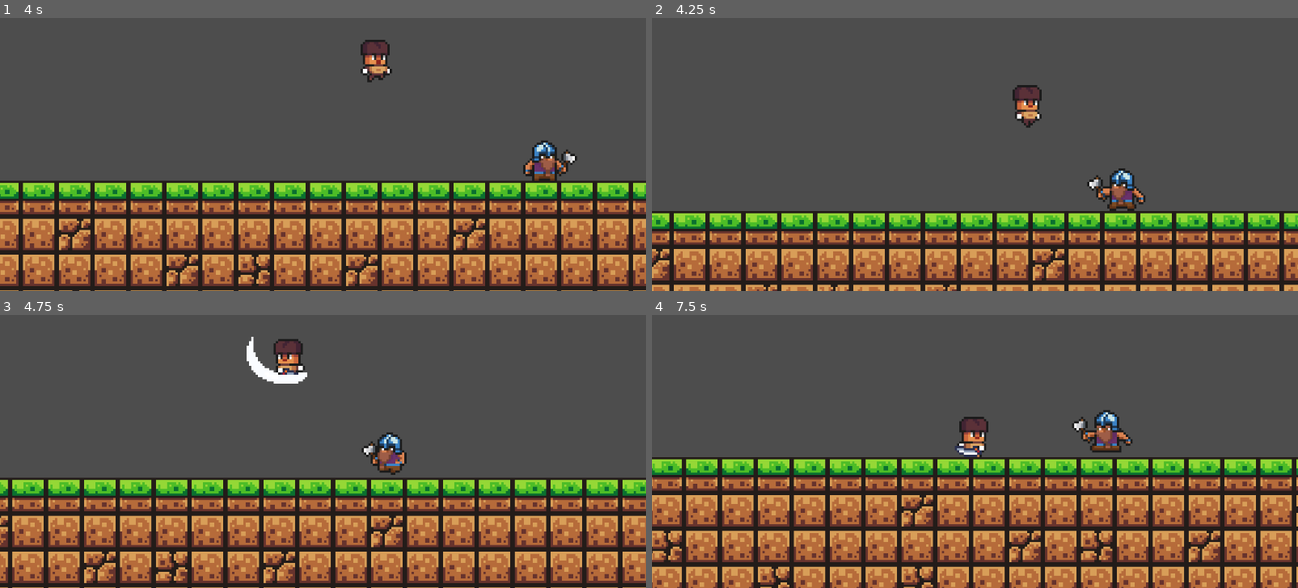
Above: before the commit, frames 1-4 (two rows, left to right).
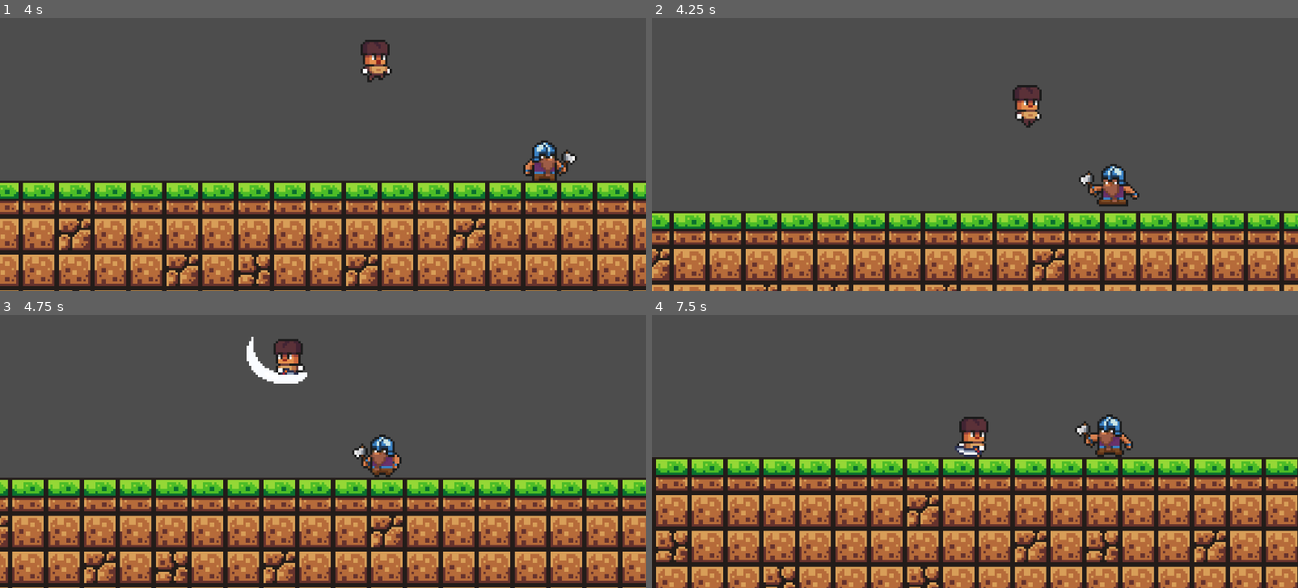
Above: after the commit, the same moments.

Repository: Vidhmo/Shiba-game---SeasonAdventure
Game: Godot game, scene res://scenes/game.tscn
Two runs of this game, one before a commit and one after it. Both use one fixed random seed, a clock stepped at 60 frames per second and the inputs below.
Inputs (mouse positions are in pixels of both pictures, inside the frame that each line leads up to):
- Up to frame 1 (4 s): tap Enter at 0.5 s; move the mouse to (465, 91) at 0.52 s; hold D (moveright) 0.53-2.03 s; click (465, 91) at 0.6 s; tap Space (Jump) at 0.77, 0.8, 1.07, 1.35, 1.52, 1.82, 2.3, 3.02, 3.32, 3.6, 3.77 s; move the mouse to (193, 127) at 1.27 s; click (193, 127) at 1.55 s; move the mouse to (387, 28) at 2.02 s; hold A (moveleft) 2.03-2.78 s; click (387, 28) at 2.1 s; move the mouse to (290, 181) at 2.77 s; hold D (moveright) from 2.78 s (still down); click (290, 181) at 2.85 s; move the mouse to (516, 165) at 3.52 s
- Up to frame 2 (4.25 s): keep holding D (moveright); tap Space (Jump) at 4.07 s
- Up to frame 3 (4.75 s): move the mouse to (129, 353) at 4.27 s; release D (moveright) at 4.28 s; hold A (moveleft) from 4.28 s (still down); click (129, 353) at 4.35 s; tap Space (Jump) at 4.52 s
- Up to frame 4 (7.5 s): tap Space (Jump) at 4.82, 5.3, 5.85, 6.02, 6.32, 6.77, 6.8, 7.07 s; move the mouse to (1007, 407) at 5.02 s; release A (moveleft) at 5.03 s; hold D (moveright) 5.03-5.78 s; click (1007, 407) at 5.1 s; move the mouse to (878, 315) at 5.77 s; hold A (moveleft) 5.78-7.28 s; click (878, 315) at 6.05 s; move the mouse to (1117, 388) at 6.52 s; click (1117, 388) at 6.6 s; move the mouse to (845, 424) at 7.27 s; hold D (moveright) from 7.28 s (still down); click (845, 424) at 7.35 s

Frame 1 is identical in both runs. In frame 2, 1.0% of the frame differs, in the area x 66-77%, y 53-71%; in frame 3, 0.8%; in frame 4, 26%, in the area x 0-100%, y 34-100%.

Commit message:
I have completely finished making the Enemy. I added chasing, attacking, dying, and damage-taking features along with all the player animations.It took a lot of time but I learned a lot , sorry for not being active because my school exams came up

Diff:
--- a/scenes/Enemy.tscn
+++ b/scenes/Enemy.tscn
@@ -47,6 +47,34 @@
 atlas = ExtResource("2_mpr68")
 region = Rect2(192, 192, 64, 32)
 
+[sub_resource type="AtlasTexture" id="AtlasTexture_55jtl"]
+atlas = ExtResource("2_mpr68")
+region = Rect2(0, 224, 64, 32)
+
+[sub_resource type="AtlasTexture" id="AtlasTexture_mpr68"]
+atlas = ExtResource("2_mpr68")
+region = Rect2(64, 224, 64, 32)
+
+[sub_resource type="AtlasTexture" id="AtlasTexture_ft8do"]
+atlas = ExtResource("2_mpr68")
+region = Rect2(128, 224, 64, 32)
+
+[sub_resource type="AtlasTexture" id="AtlasTexture_5wwv6"]
+atlas = ExtResource("2_mpr68")
+region = Rect2(192, 224, 64, 32)
+
+[sub_resource type="AtlasTexture" id="AtlasTexture_1vja8"]
+atlas = ExtResource("2_mpr68")
+region = Rect2(256, 224, 64, 32)
+
+[sub_resource type="AtlasTexture" id="AtlasTexture_iwav8"]
+atlas = ExtResource("2_mpr68")
+region = Rect2(320, 224, 64, 32)
+
+[sub_resource type="AtlasTexture" id="AtlasTexture_1i2q2"]
+atlas = ExtResource("2_mpr68")
+region = Rect2(384, 224, 64, 32)
+
 [sub_resource type="AtlasTexture" id="AtlasTexture_npdxj"]
 atlas = ExtResource("2_mpr68")
 region = Rect2(0, 0, 64, 32)
@@ -140,8 +168,34 @@
 "duration": 1.0,
 "texture": SubResource("AtlasTexture_h6feu")
 }],
-"loop": true,
+"loop": false,
 "name": &"Damage",
+"speed": 10.0
+}, {
+"frames": [{
+"duration": 1.0,
+"texture": SubResource("AtlasTexture_55jtl")
+}, {
+"duration": 1.0,
+"texture": SubResource("AtlasTexture_mpr68")
+}, {
+"duration": 1.0,
+"texture": SubResource("AtlasTexture_ft8do")
+}, {
+"duration": 1.0,
+"texture": SubResource("AtlasTexture_5wwv6")
+}, {
+"duration": 1.0,
+"texture": SubResource("AtlasTexture_1vja8")
+}, {
+"duration": 1.0,
+"texture": SubResource("AtlasTexture_iwav8")
+}, {
+"duration": 1.0,
+"texture": SubResource("AtlasTexture_1i2q2")
+}],
+"loop": false,
+"name": &"Dead",
 "speed": 10.0
 }, {
 "frames": [{
@@ -199,7 +253,7 @@
 height = 16.0
 
 [sub_resource type="CapsuleShape2D" id="CapsuleShape2D_55jtl"]
-radius = 32.0
+radius = 29.6667
 height = 124.0
 
 [sub_resource type="RectangleShape2D" id="RectangleShape2D_tt7e2"]
@@ -212,10 +266,10 @@
 [node name="AnimatedSprite2D" type="AnimatedSprite2D" parent="."]
 position = Vector2(2, -12)
 sprite_frames = SubResource("SpriteFrames_d7dqe")
-animation = &"Attack"
+animation = &"Dead"
 autoplay = "Idle"
-frame = 4
-frame_progress = 0.062392
+frame = 6
+frame_progress = 1.0
 
 [node name="EnemyHitbox" type="CollisionShape2D" parent="."]
 position = Vector2(0, -8)
@@ -225,6 +279,7 @@
 position = Vector2(41, -12)
 
 [node name="ChaseHitbox" type="CollisionShape2D" parent="ChaseArea"]
+position = Vector2(-13, -7)
 scale = Vector2(3, 0.5)
 shape = SubResource("CapsuleShape2D_55jtl")
 
@@ -239,9 +294,13 @@
 
 [node name="AttackTimer" type="Timer" parent="."]
 
+[node name="DeadTimer" type="Timer" parent="."]
+
+[connection signal="frame_changed" from="AnimatedSprite2D" to="." method="_on_animated_sprite_2d_frame_changed"]
 [connection signal="body_entered" from="ChaseArea" to="." method="_on_chase_area_body_entered"]
 [connection signal="body_exited" from="ChaseArea" to="." method="_on_chase_area_body_exited"]
 [connection signal="body_entered" from="AttackArea" to="." method="_on_attack_area_body_entered"]
 [connection signal="body_exited" from="AttackArea" to="." method="_on_attack_area_body_exited"]
 [connection signal="timeout" from="StateTimer" to="." method="_on_state_timer_timeout"]
 [connection signal="timeout" from="AttackTimer" to="." method="_on_attack_timer_timeout"]
+[connection signal="timeout" from="DeadTimer" to="." method="_on_dead_timer_timeout"]
--- a/scenes/enemy.gd
+++ b/scenes/enemy.gd
@@ -6,33 +6,36 @@
 @onready var chase_area: Area2D = $ChaseArea
 @onready var attack_area: Area2D = $AttackArea
 @onready var attack_timer: Timer = $AttackTimer
+@onready var dead_timer: Timer = $DeadTimer
 
 @export var patrol_time : float = 2
 @export var wait_time : float = 3
 @export var chase_speed : float = 70
+@export var death_time : float = 2
 
 @export var right_chase_hitbox = 41
 @export var left_chase_hitbox = -41
 @export var right_attack_hitbox = 7
 @export var left_attack_hitbox = -7
 
-enum EnemyState {Run , Wait , Chase , Attack}
+enum EnemyState {Run , Wait , Chase , Attack , Dead}
 var state : EnemyState = EnemyState.Wait
 
 const gravity = 900.0
 @export var speed : float = 10
 var health : int = 100
-var health_max : int = 100
-var health_min : int = 0
 var is_chasing : bool = false
 
-var dead : bool
-var taking_damage : bool
+var dead : bool = false
+var is_taking_damage : bool = false
+var is_taking_knockback : bool = false
+var knockback_velocity : Vector2 = Vector2.ZERO
 var attacking_damage = 15
 var is_attacking : bool = false
 
 var dir : Vector2
-var knockback_force = 200
+var knockback_force = 100
+var upback_force = -100
 var is_patrolling : bool = false
 var player_in_attack_range : bool = false
 var player_in_chase_range : bool = false
@@ -43,17 +46,28 @@
 func _ready() -> void:
 	switch_to_wait()
 
+
 func _physics_process(delta: float) -> void:
 
 	if not is_on_floor():
 		velocity.y += gravity * delta
 		velocity.x = 0
+
+	if is_taking_damage :
+		velocity = knockback_velocity
+		velocity.x += get_gravity().y * delta
+		move_and_slide()
+
+	if dead :
+		velocity = Vector2.ZERO
+
 
 	handle_animation()
 	handle_movement()
 	flips_enemy()
 	last_direction()
 	move_and_slide()
+	die()
 
 
 
@@ -85,6 +99,16 @@
 	dir.x = 0
 	state_timer.start(wait_time)
 
+func switch_to_death() :
+	state = EnemyState.Dead
+	dead = true
+	is_attacking = false
+	velocity = Vector2.ZERO
+	move_and_slide()
+	dead_timer.start(death_time)
+	state_timer.stop()
+
+
 func _on_state_timer_timeout() -> void:
 	if state == EnemyState.Run :
 		switch_to_wait()
@@ -93,20 +117,55 @@
 
 
 func handle_animation():
-	if not dead and not taking_damage:
+	if state == EnemyState.Dead :
+		if animated_sprite.animation != "Dead" :
+			animated_sprite.play("Dead")
+	elif is_taking_damage :
+		if animated_sprite.animation != "Damage" :
+			animated_sprite.play("Damage")
+	elif state != EnemyState.Dead:
 		if state == EnemyState.Run or state == EnemyState.Chase:
 			if animated_sprite.animation != "Run" :
 				animated_sprite.play("Run")
 		elif state == EnemyState.Wait :
 			if animated_sprite.animation != "Idle" :
 				animated_sprite.play("Idle")
-		if state == EnemyState.Attack and is_attacking == true :
+		elif state == EnemyState.Attack and is_attacking == true :
 			if animated_sprite.animation != "Attack" :
 				animated_sprite.play("Attack")
-
+func die() :
+	if health <= 0 and not dead :
+		switch_to_death()
+		return
+
+func take_damage(damage_amount : int , attacker_position : Vector2 , knockback_force : int ) :
+	if state == EnemyState.Dead or is_taking_damage :
+		return
+
+	if health > 0 :
+		health -= damage_amount
+		is_taking_damage = true
+		print("EnemyHealth :", health)
+
+		var knockback_direction = sign(global_position.x - attacker_position.x)
+		if knockback_direction == 0 :
+			knockback_direction = 1
+
+		knockback_velocity.x = knockback_direction * knockback_force
+
+
+		await get_tree().create_timer(0.5).timeout
+		is_taking_damage = false
+		knockback_velocity = Vector2.ZERO
+
+	else :
+		die()
+
+func _on_dead_timer_timeout() -> void:
+	queue_free()
 
 func _on_chase_area_body_entered(body: Node2D) -> void:
-	if body.name == "Player" :
+	if body.name == "Player" and not dead:
 		state = EnemyState.Chase
 		player_in_chase_range = true
 
@@ -115,18 +174,23 @@
 	player_in_chase_range = false
 
 func _on_attack_area_body_entered(body: Node2D) -> void:
-	if body.name == "Player" :
+	if body.name == "Player" and not dead :
 		state = EnemyState.Attack
 		is_attacking = true
 		attack_timer.start(0.7)
 		player_in_attack_range = true
 		velocity.x = 0
 
+
 func _on_attack_area_body_exited(body: Node2D) -> void:
-	if body.name == "Player" :
+	if body.name == "Player" and not dead :
 		player_in_attack_range = false
 
 func _on_attack_timer_timeout() -> void:
+	if dead :
+		return
+
+
 	if player_in_attack_range:
 		state = EnemyState.Attack
 		is_attacking = true
@@ -143,6 +207,9 @@
 			state = EnemyState.Wait
 			if state == EnemyState.Wait :
 				state = EnemyState.Run
+
+
+
 
 func flips_enemy() :
 	if dir.x > 0 :
@@ -158,3 +225,12 @@
 func choose(array) :
 	array.shuffle()
 	return array.front()
+
+
+func _on_animated_sprite_2d_frame_changed() -> void:
+	if animated_sprite != null :
+		if animated_sprite.animation == "Attack" :
+			if animated_sprite.frame == 5 :
+				if player_in_attack_range and player.has_method("take_damage") :
+					player.take_damage(attacking_damage , global_position , knockback_force , upback_force )
+					print("Attack hit! Player health: ", player.health)
--- a/scenes/game.tscn
+++ b/scenes/game.tscn
@@ -486,6 +486,7 @@
 tile_set = SubResource("TileSet_lbhrr")
 
 [node name="Enemy" parent="." instance=ExtResource("3_lnu2h")]
+unique_name_in_owner = true
 position = Vector2(360, -16)
 patrol_time = 4.0
 wait_time = 5.0
--- a/scenes/player.tscn
+++ b/scenes/player.tscn
@@ -64,6 +64,50 @@
 atlas = ExtResource("1_3vyb7")
 region = Rect2(192, 336, 48, 48)
 
+[sub_resource type="AtlasTexture" id="AtlasTexture_cs1tg"]
+atlas = ExtResource("1_3vyb7")
+region = Rect2(0, 864, 48, 48)
+
+[sub_resource type="AtlasTexture" id="AtlasTexture_2dvfe"]
+atlas = ExtResource("1_3vyb7")
+region = Rect2(48, 864, 48, 48)
+
+[sub_resource type="AtlasTexture" id="AtlasTexture_giy8y"]
+atlas = ExtResource("1_3vyb7")
+region = Rect2(96, 864, 48, 48)
+
+[sub_resource type="AtlasTexture" id="AtlasTexture_fdfoy"]
+atlas = ExtResource("1_3vyb7")
+region = Rect2(144, 864, 48, 48)
+
+[sub_resource type="AtlasTexture" id="AtlasTexture_487ah"]
+atlas = ExtResource("1_3vyb7")
+region = Rect2(0, 912, 48, 48)
+
+[sub_resource type="AtlasTexture" id="AtlasTexture_md1ol"]
+atlas = ExtResource("1_3vyb7")
+region = Rect2(48, 912, 48, 48)
+
+[sub_resource type="AtlasTexture" id="AtlasTexture_bj30b"]
+atlas = ExtResource("1_3vyb7")
+region = Rect2(96, 912, 48, 48)
+
+[sub_resource type="AtlasTexture" id="AtlasTexture_jc3p3"]
+atlas = ExtResource("1_3vyb7")
+region = Rect2(144, 912, 48, 48)
+
+[sub_resource type="AtlasTexture" id="AtlasTexture_hax0n"]
+atlas = ExtResource("1_3vyb7")
+region = Rect2(192, 912, 48, 48)
+
+[sub_resource type="AtlasTexture" id="AtlasTexture_t4otl"]
+atlas = ExtResource("1_3vyb7")
+region = Rect2(240, 912, 48, 48)
+
+[sub_resource type="AtlasTexture" id="AtlasTexture_j2b1d"]
+atlas = ExtResource("1_3vyb7")
+region = Rect2(288, 912, 48, 48)
+
 [sub_resource type="AtlasTexture" id="AtlasTexture_g2els"]
 atlas = ExtResource("1_3vyb7")
 region = Rect2(0, 0, 48, 48)
@@ -188,6 +232,49 @@
 }],
 "loop": false,
 "name": &"Attack_3",
+"speed": 10.0
+}, {
+"frames": [{
+"duration": 1.0,
+"texture": SubResource("AtlasTexture_cs1tg")
+}, {
+"duration": 1.0,
+"texture": SubResource("AtlasTexture_2dvfe")
+}, {
+"duration": 1.0,
+"texture": SubResource("AtlasTexture_giy8y")
+}, {
+"duration": 1.0,
+"texture": SubResource("AtlasTexture_fdfoy")
+}],
+"loop": false,
+"name": &"Damage",
+"speed": 10.0
+}, {
+"frames": [{
+"duration": 1.0,
+"texture": SubResource("AtlasTexture_487ah")
+}, {
+"duration": 1.0,
+"texture": SubResource("AtlasTexture_md1ol")
+}, {
+"duration": 1.0,
+"texture": SubResource("AtlasTexture_bj30b")
+}, {
+"duration": 1.0,
+"texture": SubResource("AtlasTexture_jc3p3")
+}, {
+"duration": 1.0,
+"texture": SubResource("AtlasTexture_hax0n")
+}, {
+"duration": 1.0,
+"texture": SubResource("AtlasTexture_t4otl")
+}, {
+"duration": 1.0,
+"texture": SubResource("AtlasTexture_j2b1d")
+}],
+"loop": false,
+"name": &"Death",
 "speed": 10.0
 }, {
 "frames": [{
@@ -267,10 +354,8 @@
 [node name="AnimatedSprite2D" type="AnimatedSprite2D" parent="."]
 position = Vector2(8, -8)
 sprite_frames = SubResource("SpriteFrames_smehm")
-animation = &"Attack_1"
+animation = &"Idle"
 autoplay = "Idle"
-frame = 4
-frame_progress = 1.0
 script = ExtResource("3_qhqgy")
 player_node_path = NodePath("..")
 
@@ -298,9 +383,13 @@
 wait_time = 2.0
 one_shot = true
 
+[node name="DeathTimer" type="Timer" parent="."]
+
 [connection signal="animation_finished" from="AnimatedSprite2D" to="." method="_on_animated_sprite_2d_animation_finished"]
 [connection signal="animation_finished" from="AnimatedSprite2D" to="AnimatedSprite2D" method="_on_animation_finished"]
 [connection signal="body_entered" from="AttackArea" to="." method="_on_attack_area_body_entered"]
+[connection signal="body_exited" from="AttackArea" to="." method="_on_attack_area_body_exited"]
 [connection signal="timeout" from="AttackTimer" to="." method="_on_attack_timer_timeout"]
 [connection signal="timeout" from="AttackCooldownTimer" to="." method="_on_attack_cooldown_timer_timeout"]
 [connection signal="timeout" from="ComboTimer" to="." method="_on_combo_timer_timeout"]
+[connection signal="timeout" from="DeathTimer" to="." method="_on_death_timer_timeout"]
--- a/scripts/player.gd
+++ b/scripts/player.gd
@@ -2,14 +2,19 @@
 
 const SPEED = 130.0
 const JUMP_VELOCITY = -300.0
+
+@onready var enemy: CharacterBody2D = %Enemy
 
 @onready var attack_cooldown_timer: Timer = $AttackCooldownTimer
 @onready var combo_timer: Timer = $ComboTimer
 @onready var attack_timer: Timer = $AttackTimer
 @onready var attack_hitbox: CollisionShape2D = $%AttackHitbox
 @onready var animated_sprite: AnimatedSprite2D = $AnimatedSprite2D
+@onready var player_area: CollisionShape2D = $PlayerArea
+@onready var death_timer: Timer = $DeathTimer
 
 @export var animation_node : NodePath
+@export var health : int
 
 var combo_count : int  = 1
 var combo_threshold : float = 2
@@ -17,6 +22,16 @@
 var last_press_time : float = 0.0
 var max_combo : int = 3
 var is_attacking = false
+
+var damage : int
+var knockback_force = 40
+var upback_force = -40
+
+var dead : bool = false
+var is_taking_damage : bool = false
+var knockback_velocity : Vector2 = Vector2.ZERO
+
+var enemy_in_attack_range : bool = false
 
 
 var animation_script = null
@@ -26,12 +41,24 @@
 		animation_script= get_node(animation_node)
 
 		attack_hitbox.disabled = true
+		health = 100
 
 
 func _physics_process(delta: float) -> void:
 	# Add the gravity.
 	if not is_on_floor():
 		velocity += get_gravity() * delta
+
+	if dead :
+		velocity = Vector2.ZERO
+		move_and_slide()
+		return
+
+	if is_taking_damage :
+		velocity = knockback_velocity
+		knockback_velocity.y += get_gravity().y * delta
+		move_and_slide()
+		return
 
 	# Handles jump.
 
@@ -47,6 +74,8 @@
 		velocity.x = direction * SPEED
 	else:
 		velocity.x = move_toward(velocity.x, 0, SPEED)
+
+	die()
 
 
 	#Attacks
@@ -68,9 +97,6 @@
 
 		attack()
 
-		print(combo_count)
-	#Flips the Playe
-
 	move_and_slide()
 
 func attack() :
@@ -79,10 +105,52 @@
 	attack_timer.start(0.4)
 	attack_cooldown_timer.start(0.5)
 	combo_timer.start(2)
+	if combo_count == 1 :
+		damage = 30
+	elif combo_count == 2 :
+		damage = 40
+	elif combo_count == 3:
+		damage = 50
 
-	print("Playing animation:", animated_sprite.animation)
+	print("Damage :", damage)
+	print("Combo_count :" , combo_count)
+
+
 	animated_sprite.show()  # make sure visible
 
+func die() :
+	if health <= 0 and not dead :
+		animated_sprite.stop()
+		dead = true
+		is_attacking = false
+		player_area.disabled = true
+		death_timer.start(2)
+
+func take_damage(damage_amount : int , attacker_position : Vector2 , knockback_force : int , upback_force : int) :
+	if dead or is_taking_damage :
+		return
+
+	if health > 0 :
+		health -= damage_amount
+		is_taking_damage = true
+
+		var knockback_direction = sign(global_position.x - attacker_position.x)
+		if knockback_direction == 0 :
+			knockback_direction = 1
+
+		knockback_velocity.x = knockback_direction * knockback_force
+		knockback_velocity.y = upback_force
+
+
+		await get_tree().create_timer(0.5).timeout
+		is_taking_damage = false
+		knockback_velocity = Vector2.ZERO
+	else :
+		die()
+
+
+func _on_death_timer_timeout() -> void:
+	get_tree().reload_current_scene()
 
 func _on_animated_sprite_2d_animation_finished() -> void:
 	if animated_sprite.animation.begins_with("Attack"):
@@ -97,7 +165,15 @@
 
 func _on_attack_timer_timeout() -> void:
 	attack_hitbox.disabled = true
+	if enemy_in_attack_range :
+		enemy.take_damage(damage , global_position , knockback_force )
+
 
 func _on_attack_area_body_entered(body: Node2D) -> void:
-	if body.has_method("take_damage") :
-		body.take_damage(20)
+	if body.name == "Enemy" :
+		enemy_in_attack_range = true
+
+
+func _on_attack_area_body_exited(body: Node2D) -> void:
+	if body.name == "Enemy" :
+		enemy_in_attack_range = false
--- a/scripts/player_animation.gd
+++ b/scripts/player_animation.gd
@@ -20,6 +20,8 @@
 	var direction = player.velocity.x
 	var on_floor = player.is_on_floor()
 	var combo_count = player.combo_count
+	var dead = player.dead
+	var is_taking_damage = player.is_taking_damage
 
 
 	#Flips the player
@@ -35,15 +37,22 @@
 
 
 	#Animations of player
-	if is_attacking :
+	if dead:
+		if animation != "Death":
+			play("Death")
+	elif is_taking_damage :
+		if animation != "Damage" :
+			play("Damage")
+	elif is_attacking:
 		var anim_name = "Attack_"+str(combo_count)
 		if animation != anim_name:
 			play(anim_name)
-	elif not on_floor :
-		if animation != "Jump" :
+	elif not on_floor:
+		if animation != "Jump":
 			play("Jump")
-	elif direction == 0 :
-		if animation != "Idle" :
+	elif direction == 0:
+		if animation != "Idle":
 			play("Idle")
 	elif direction != 0:
-		play("Run")
+		if animation != "Run":
+			play("Run")
Not shown: 1 places in scenes/Enemy.tscn that only renumber resources
Not shown: 1 places in scenes/player.tscn that only renumber resources
